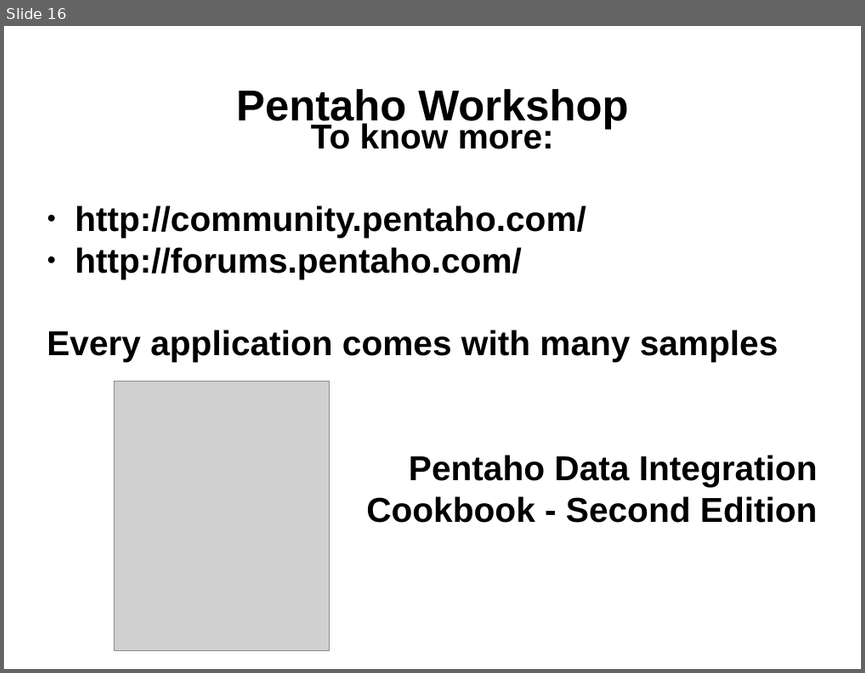
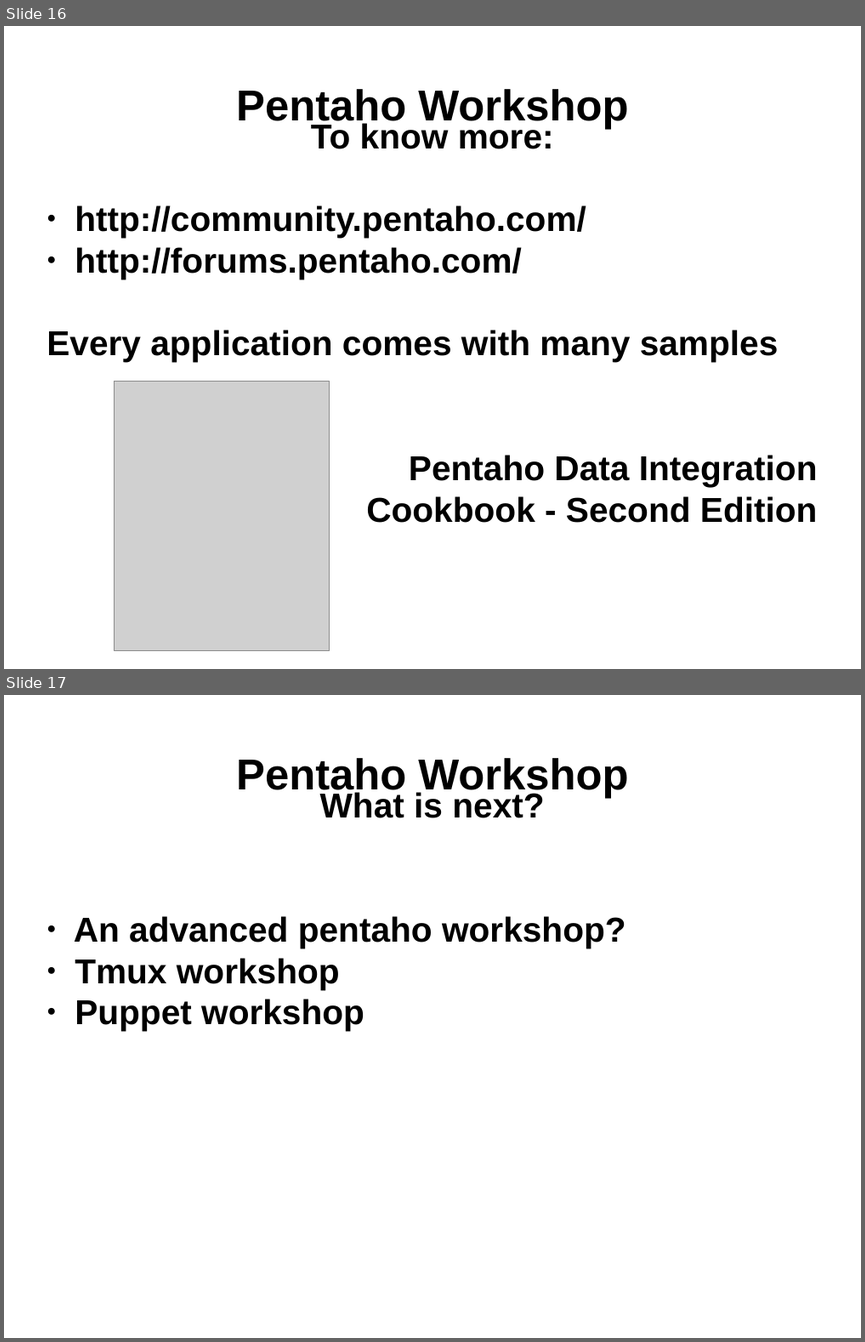
Before and after one commit to juasiepo/pentahoworkshop, a slide deck: Slides/PentahoWorkshopPresentation.odp. Shown one above the other, each under a label of ours: slide 16 before the commit, slides 16 and 17 after it. The pictures are 865x673 and 865x1342 pixels, drawn with LibreOffice and Linux fonts; fonts in the diff are those of the drawing; grey boxes stand for pictures; background and template pictures are left out. Boxes give left, top, right and bottom in pixels: in the first picture for what was removed or moved away, otherwise in the second. Text is boxed around its words. In the diff, an @@ line names an element or a change of style, - is before the commit and + after.

Commit message:
What is next slide added

```diff
--- a/Slides/PentahoWorkshopPresentation.odp
+++ b/Slides/PentahoWorkshopPresentation.odp
@@ slide 17 added at box(4, 695, 861, 1338), background picture (left out) @@
@@ title added at box(236, 758, 628, 799), 40 pt, text #000000, bold @@
+Pentaho Workshop
@@ subtitle added at box(74, 789, 626, 1031), 32 pt, text #000000, bold @@
+What is next?
+● An advanced pentaho workshop?
+● Tmux workshop
+● Puppet workshop
```
